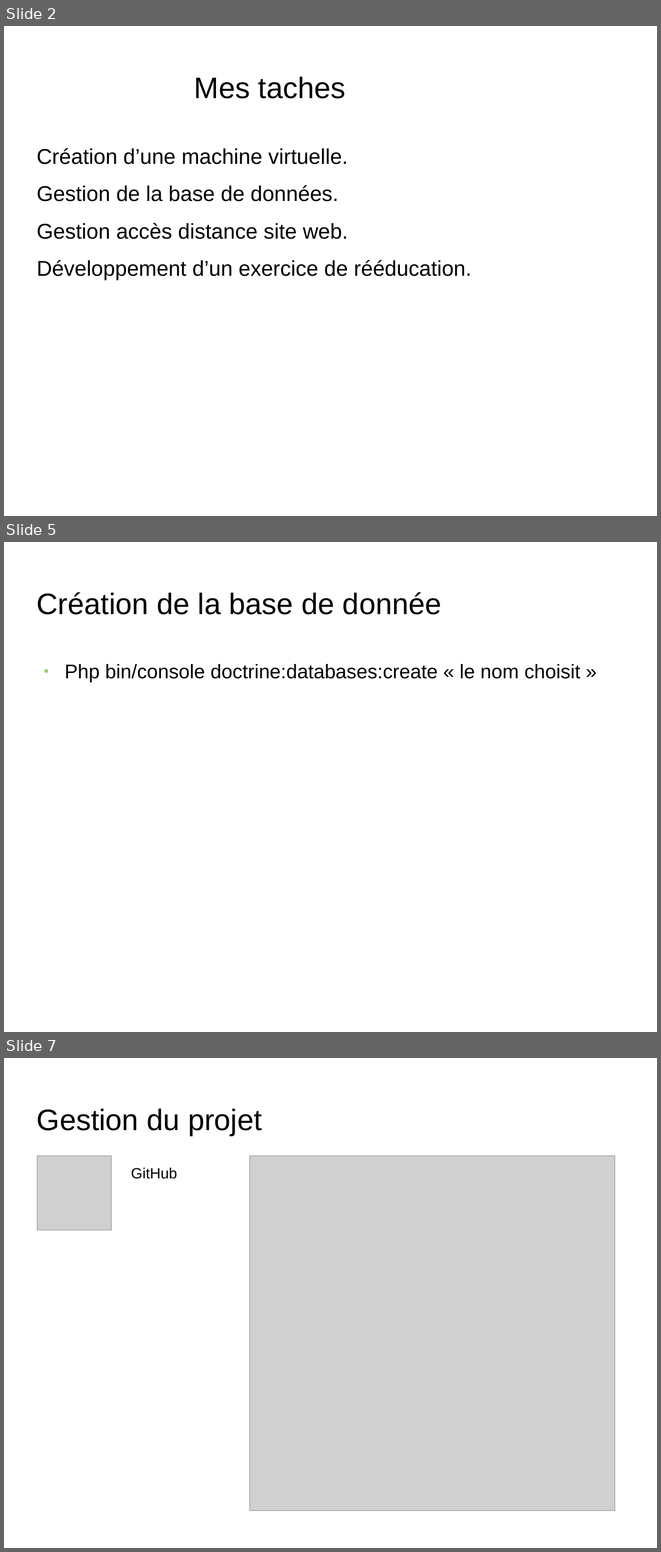
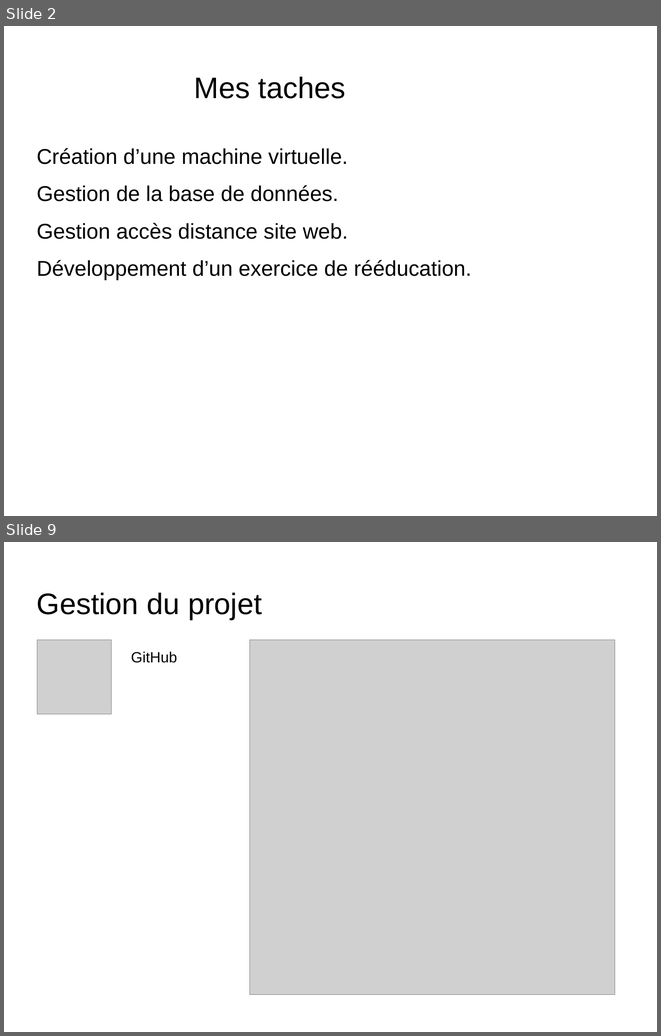
Before and after one commit to ClementM0512/Projet_Ortho, a slide deck: diapo karl Bourgault.odp. Shown one above the other, each under a label of ours: slides 2, 5 and 7 before the commit, slides 2 and 9 after it; the slides between them are not shown. The pictures are 661x1552 and 661x1036 pixels, drawn with LibreOffice and Linux fonts; fonts in the diff are those of the drawing; grey boxes stand for pictures; background and template pictures are left out. Boxes give left, top, right and bottom in pixels: in the first picture for what was removed or moved away, otherwise in the second. Text is boxed around its words. In the diff, an @@ line names an element or a change of style, - is before the commit and + after.

```diff
--- a/diapo karl Bourgault.odp
+++ b/diapo karl Bourgault.odp
@@ slide 5 removed at (x1=4, y1=542, x2=657, y2=1032), background picture (left out) @@
@@ title removed at (x1=37, y1=592, x2=441, y2=615) @@
-Création de la base de donnée
@@ text removed at (x1=64, y1=664, x2=581, y2=682) @@
-● Php bin/console doctrine:databases:create « le nom choisit »
@@ what was slide 7 is now slide 9 @@
```
Also in this commit, not shown: 2 slides changed, 6 slides added, 4 other slides removed.
